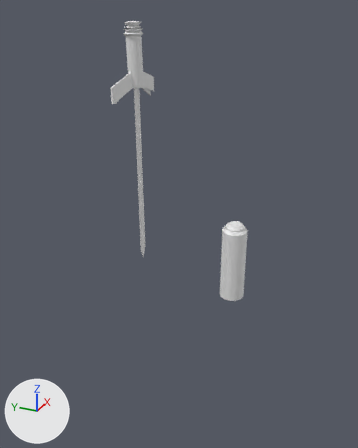
Renders of the Blender file sword.blend from each side of a commit.
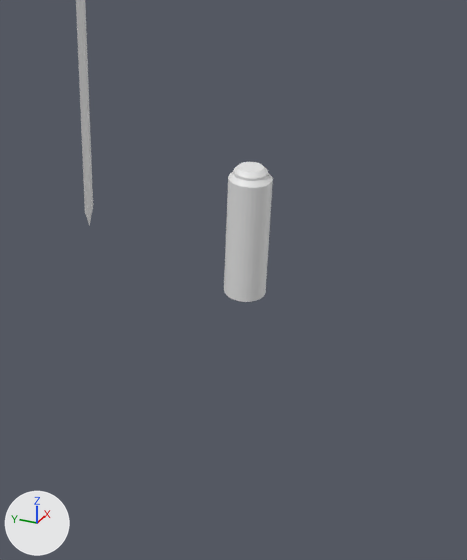
There are two pictures of each version: one whole from a camera (50 mm lens) standing at (-12.38, -5.25, 3.99) and looking at (-0.76, -0.02, -1.82), one close up on the part from 26% to 100% of the width and 29% to 100% of the height. The lights are fixed; the arrows at lower left show +X, +Y and +Z.

The scene before the commit, as lines of its bpy script (objects in view):
```python
me_cylinder = bpy.data.meshes.new('Cylinder')
me_cylinder.from_pydata(...)  # 698 vertices, 667 faces, 1 loose edge; spans x -5.2..5.2, y -1.3..14.7, z -7.1..31.8
ob_cylinder = bpy.data.objects.new('Cylinder', me_cylinder)
ob_cylinder.location = (-1.1, 0.98, 2.14)
ob_cylinder.rotation_euler = (-0.0263, 0.0, 0.0)  # degrees (-1.5, 0, 0)
ob_cylinder.scale = (-0.191, -0.191, -0.191)
```
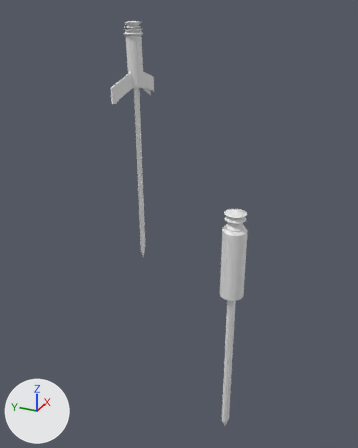
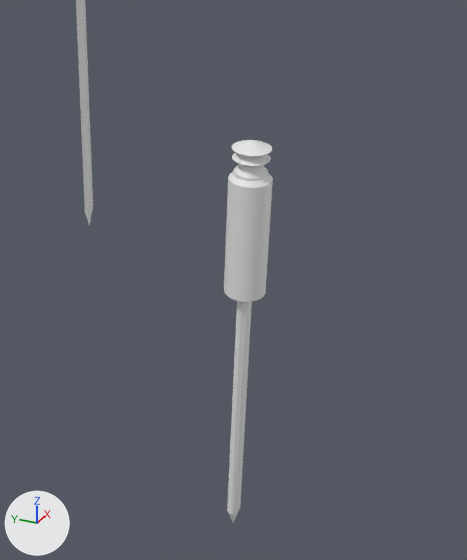
Commit message: new sword added

Changed parts and their boxes (x1, y1, x2, y2) in the close-ups (467 x 560 px):
'Cylinder', reshaped: before (76, 0, 273, 302); after (76, 0, 273, 523)
part 1 of me_cylinder, built on: before (238, 162, 270, 298); after (227, 140, 272, 523)

The change, as a list of edits to the scene's bpy script:
```text
Change me_cylinder:
    used by ob_cylinder; location = (-1.1, 0.98, 2.14); rotation_euler = (-0.0263, 0.0, 0.0), in degrees (-1.5, 0, 0); scale = (-0.191, -0.191, -0.191)
    remove me_cylinder.from_pydata(...)  # 698 vertices, 667 faces, 1 loose edge; spans x -5.2..5.2, y -1.3..14.7, z -7.1..31.8
    add me_cylinder.from_pydata(...)  # 997 vertices, 1033 faces, 1 loose edge; spans x -5.2..5.2, y -1.3..14.7, z -7.1..59.0
    me_cylinder part 1
    7 faces are deleted
    299 vertices are added at x -4.7..-1.5, y 11.3..14.7, z 17.7..59.0
    373 new faces join them
```
